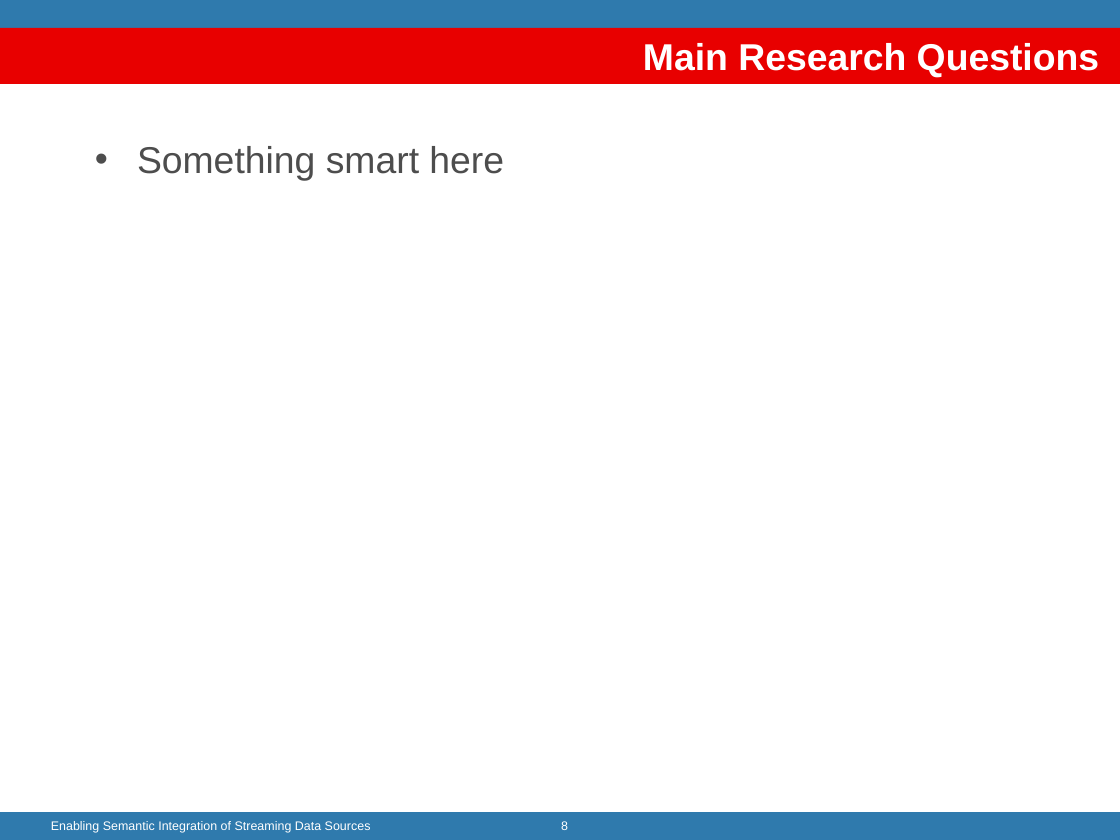
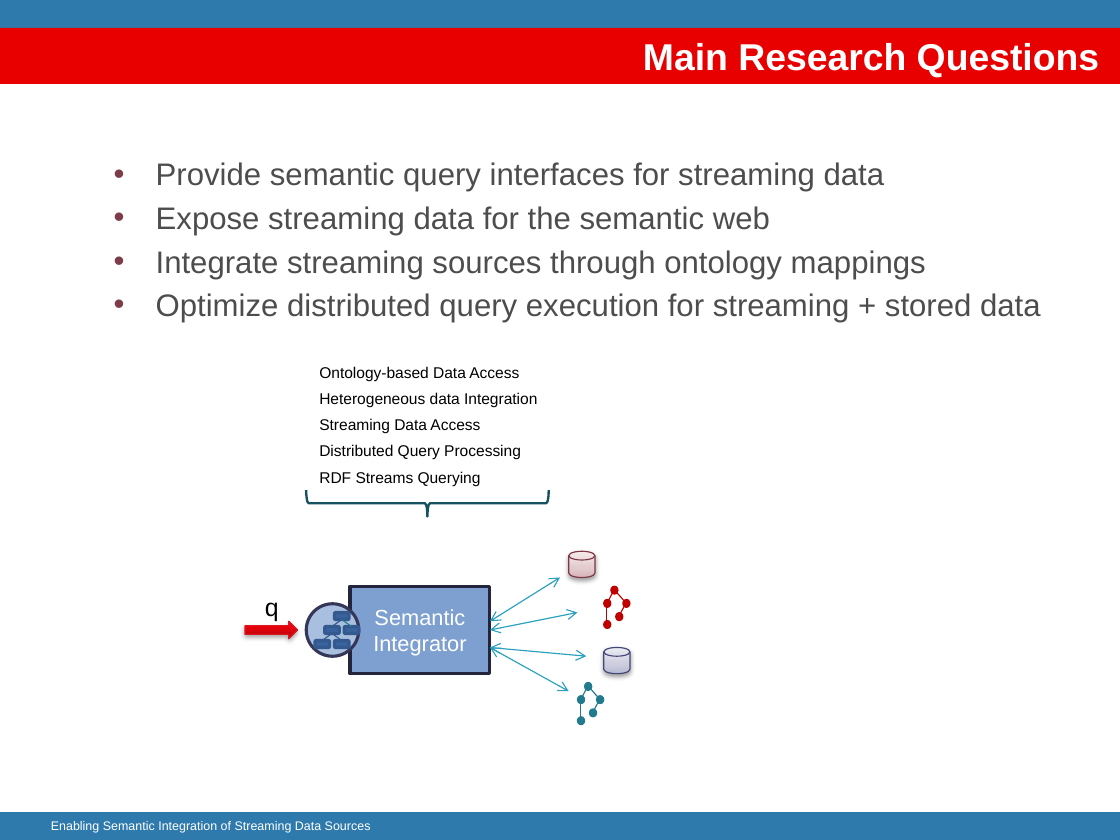
Before and after one commit to jpcik/morph-streams, a slide deck: slide 5 of doc/dis/EnablingStreamingIntegration_FIS2010/Enabling Semantic Integration (FIS2010).pptx (slide 8 before the commit). Drawn at 1120x840 pixels with LibreOffice and Linux fonts; fonts in the diff are those of the drawing; background and template pictures are left out. Boxes give left, top, right and bottom in pixels: in the first picture for what was removed or moved away, otherwise in the second. Text is boxed around its words. In the diff, an @@ line names an element or a change of style, - is before the commit and + after.

```diff
--- a/doc/dis/EnablingStreamingIntegration_FIS2010/Enabling Semantic Integration (FIS2010).pptx
+++ b/doc/dis/EnablingStreamingIntegration_FIS2010/Enabling Semantic Integration (FIS2010).pptx
@@ text at [156,162,1041,323]: text changed; size 24 to 20 pt @@
-• Something smart here
+• Provide semantic query interfaces for streaming data
+• Expose streaming data for the semantic web
+• Integrate streaming sources through ontology mappings
+• Optimize distributed query execution for streaming + stored data
@@ text added at [319,366,519,381], 10 pt, text #000000 @@
+Ontology-based Data Access
@@ rounded rectangle added at [306,402,620,446], 10 pt, text #000000 @@
+Streaming Data Access
@@ text added at [319,392,537,407], 10 pt, text #000000 @@
+Heterogeneous data Integration
@@ text added at [319,444,521,460], 10 pt, text #000000 @@
+Distributed Query Processing
@@ rounded rectangle added at [306,455,560,498], 10 pt, text #000000 @@
+RDF Streams Querying
@@ left brace added at [306,490,549,517], outline #175160 1.5 pt @@
@@ page number added at [400,646,484,674], 8 pt, text #FFFFFF @@
+5
@@ group added at [245,551,629,725]: 12 lines, 11 ellipses, 5 rounded rectangles, 4 double arrows, 2 cylinders, 1 rectangle, 1 right arrow, 1 text @@
+Semantic Integrator
+q
@@ page number removed at [561,821,568,830] @@
-8
```
Also in this commit, not shown: 3 other slides changed.
